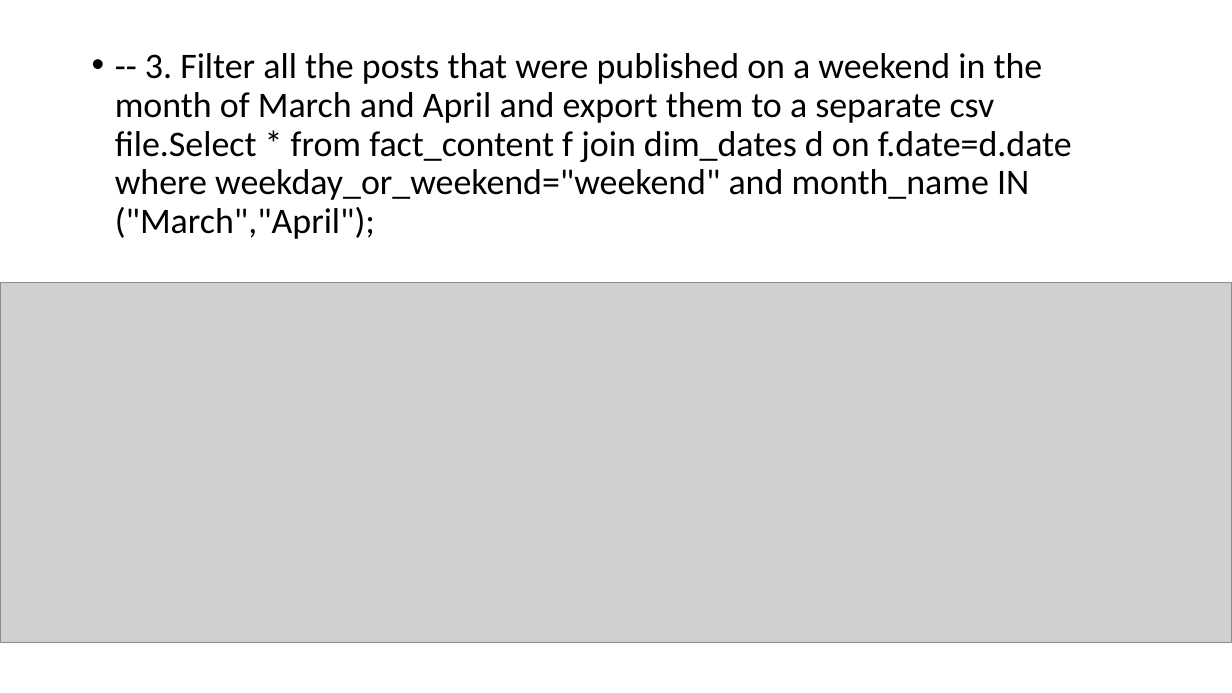
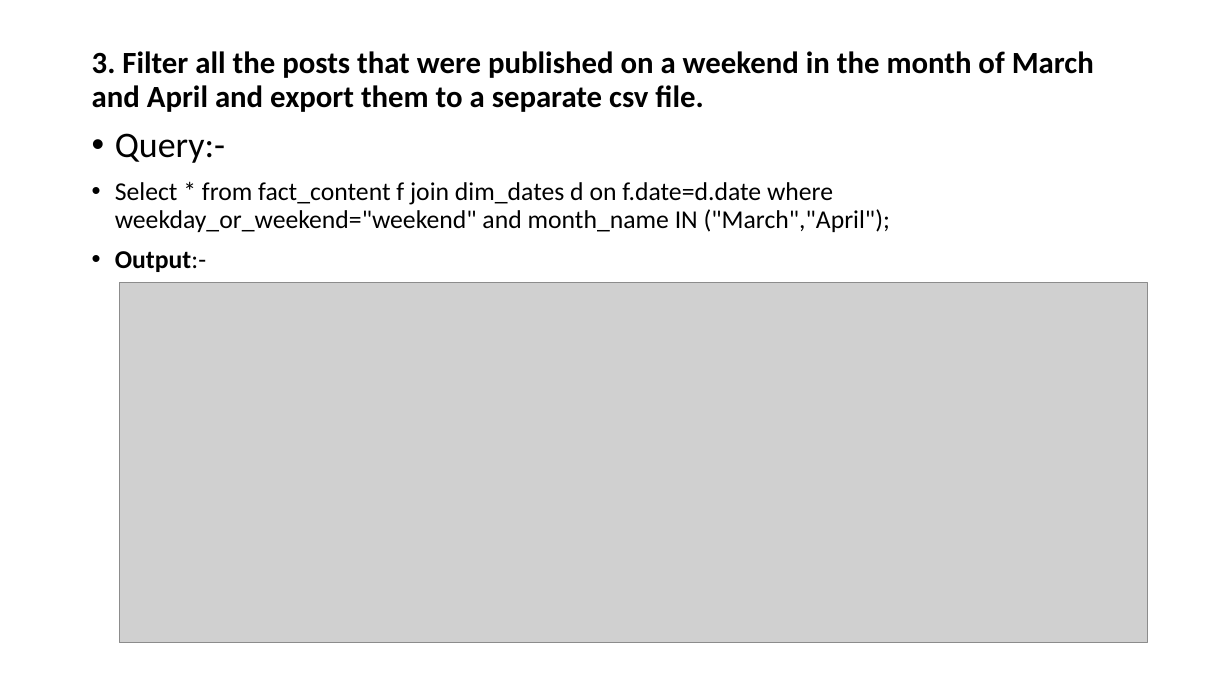
Before and after one commit to Viraj0212/Tech-Instagram-Influencer-Analysis, a slide deck: slide 4 of Tech Instagram Influencer Analysis.pptx. Drawn at 1232x693 pixels with LibreOffice and Linux fonts; fonts in the diff are those of the drawing; grey boxes stand for pictures. Boxes give left, top, right and bottom in pixels: in the first picture for what was removed or moved away, otherwise in the second. Text is boxed around its words. In the diff, an @@ line names an element or a change of style, - is before the commit and + after.

```diff
--- a/Tech Instagram Influencer Analysis.pptx
+++ b/Tech Instagram Influencer Analysis.pptx
@@ text at [92, 51, 1094, 272]: text changed; size 28 to 20 pt @@
-• -- 3. Filter all the posts that were published on a weekend in the month of March and April and export them to a separate csv file.Select * from fact_content f join dim_dates d on f.date=d.date where weekday_or_weekend="weekend" and month_name IN ("March","April");
+3. Filter all the posts that were published on a weekend in the month of March and April and export them to a separate csv file.
+• Query:-
+• Select * from fact_content f join dim_dates d on f.date=d.date where weekday_or_weekend="weekend" and month_name IN ("March","April");
+• Output:-
@@ picture: place and size @@
-picture at [0, 282, 1232, 642]
+picture at [119, 282, 1148, 642]
```
Also in this commit, not shown: 9 other slides changed, 2 slides added, 1 slide removed.
